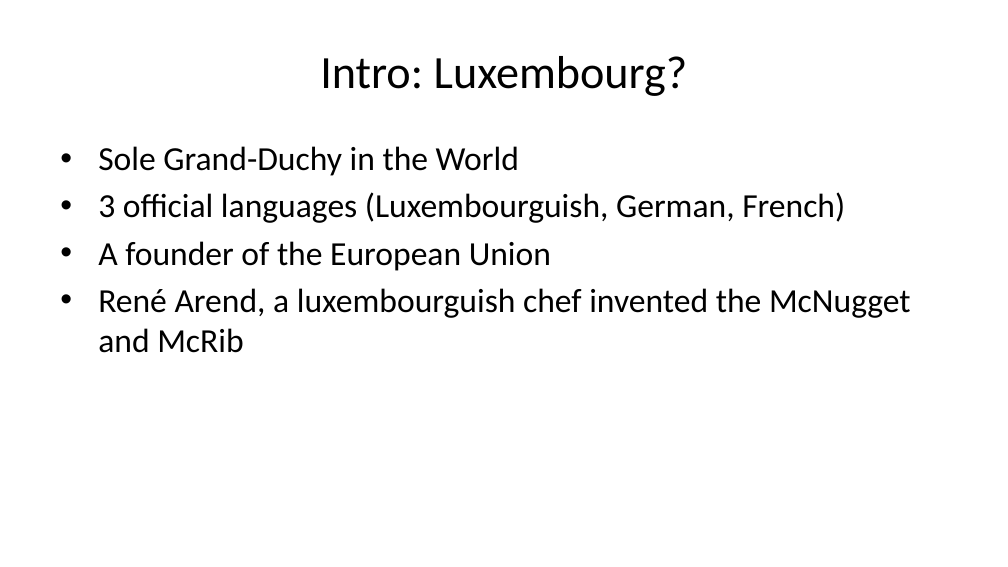
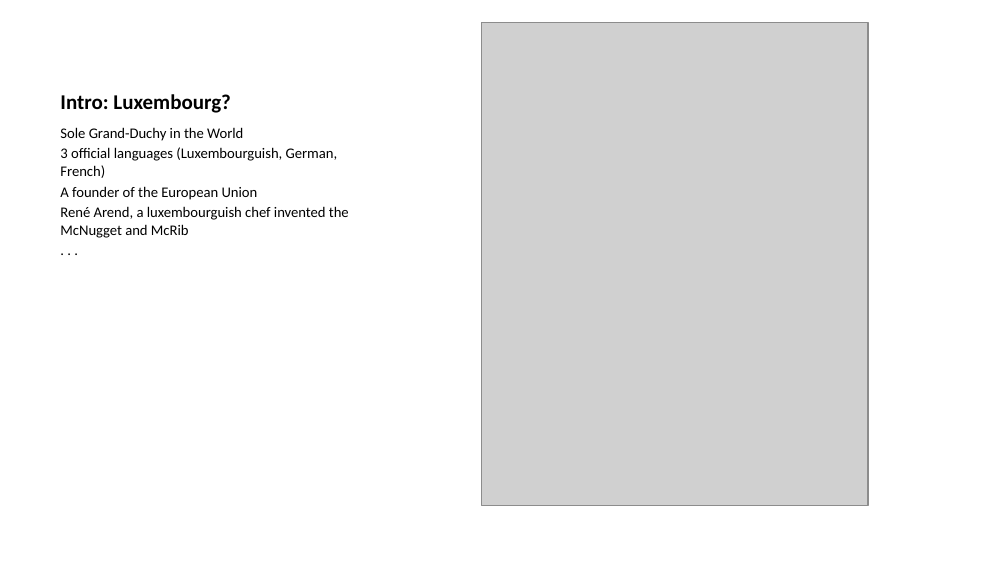
Before and after one commit to b-rodrigues/repro_r_pharma, a slide deck: slide 5 of docs/index.pptx. Drawn at 1008x567 pixels with LibreOffice and Linux fonts; fonts in the diff are those of the drawing; grey boxes stand for pictures. Boxes give left, top, right and bottom in pixels: in the first picture for what was removed or moved away, otherwise in the second. Text is boxed around its words. In the diff, an @@ line names an element or a change of style, - is before the commit and + after.

```diff
--- a/docs/index.pptx
+++ b/docs/index.pptx
@@ title "Intro: Luxembourg?" at [60,94,231,113]: size 33 to 15 pt, bold on; alignment centre to left; vertical alignment middle to bottom @@
@@ picture added at [482,22,868,505] @@
@@ text at [60,127,349,238]: paragraph added @@
+. . .
@@ text "Sole Grand-Duchy in the World": place and size @@
-text "Sole Grand-Duchy in the World" at [98,146,911,353]
+text "Sole Grand-Duchy in the World" at [60,127,349,238]
@@ text at [60,127,349,238]: size 24 to 10.5 pt; bullet • to none; less space between paragraphs @@
```
Also in this commit, not shown: 13 other files.
